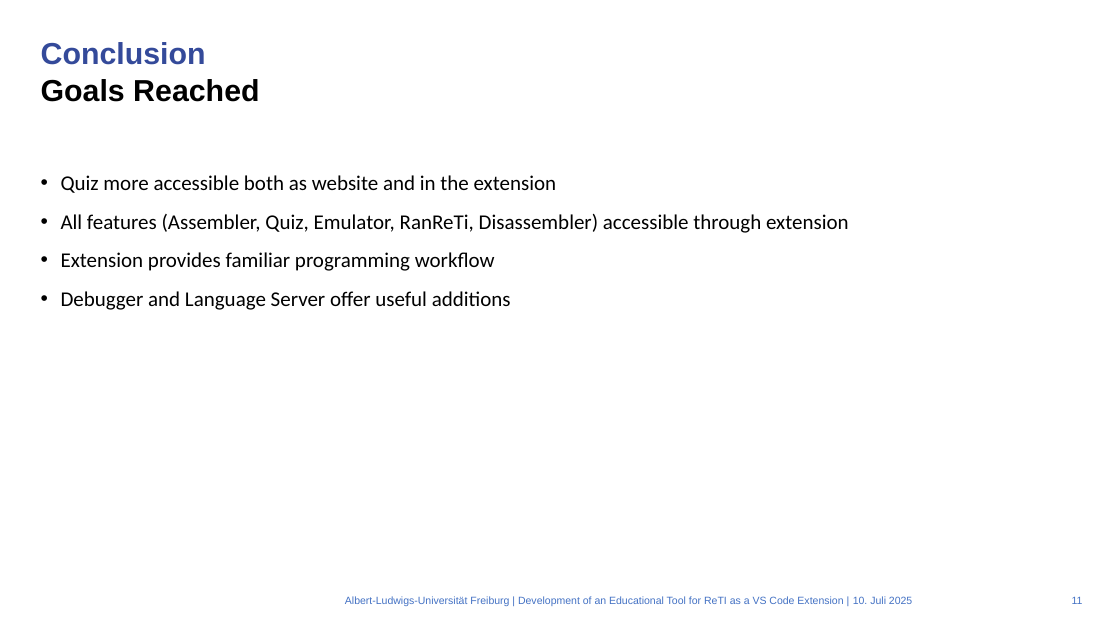
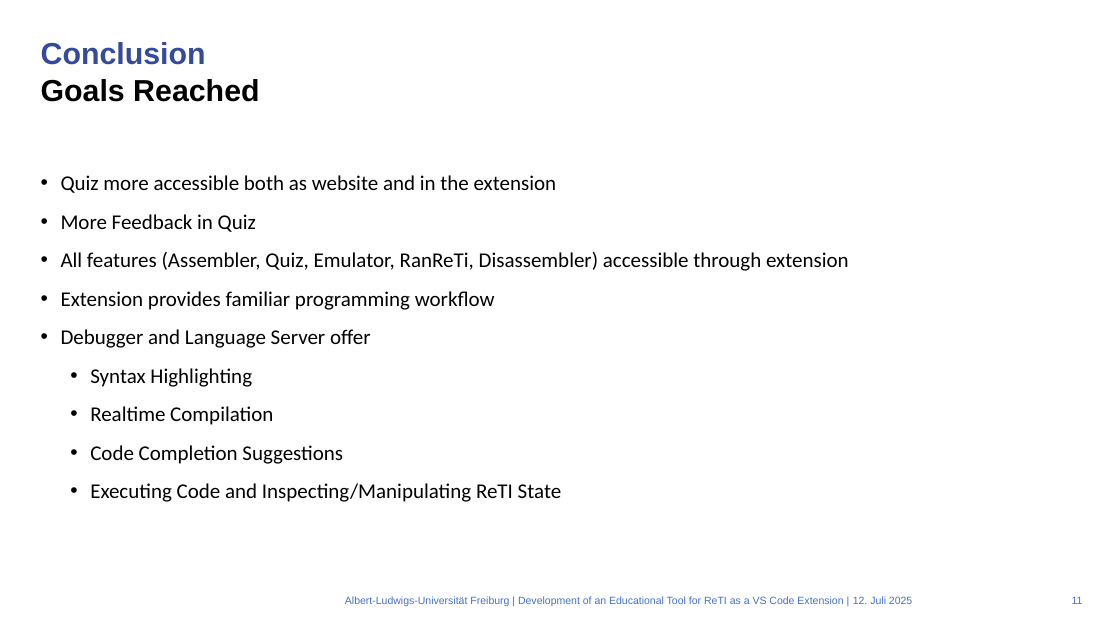
Before and after one commit to mlt279/vscode-reti, a slide deck: slide 11 of presentation/presentation.pptx. Drawn at 1120x630 pixels with LibreOffice and Linux fonts; fonts in the diff are those of the drawing; background and template pictures are left out. Boxes give left, top, right and bottom in pixels: in the first picture for what was removed or moved away, otherwise in the second. Text is boxed around its words. In the diff, an @@ line names an element or a change of style, - is before the commit and + after.

Commit message:
Modified presentation, implemented feedback

```diff
--- a/presentation/presentation.pptx
+++ b/presentation/presentation.pptx
@@ text at [61, 214, 256, 232]: paragraph added @@
+• More Feedback in Quiz
@@ text at [61, 329, 562, 502]: text changed @@
-• Debugger and Language Server offer useful additions
+• Debugger and Language Server offer
+  • Syntax Highlighting
+  • Realtime Compilation
+  • Code Completion Suggestions
+  • Executing Code and Inspecting/Manipulating ReTI State
@@ text at [853, 596, 912, 604]: text changed @@
-10. Juli 2025
+12. Juli 2025
```
Also in this commit, not shown: 13 other slides changed, 1 slide added.
